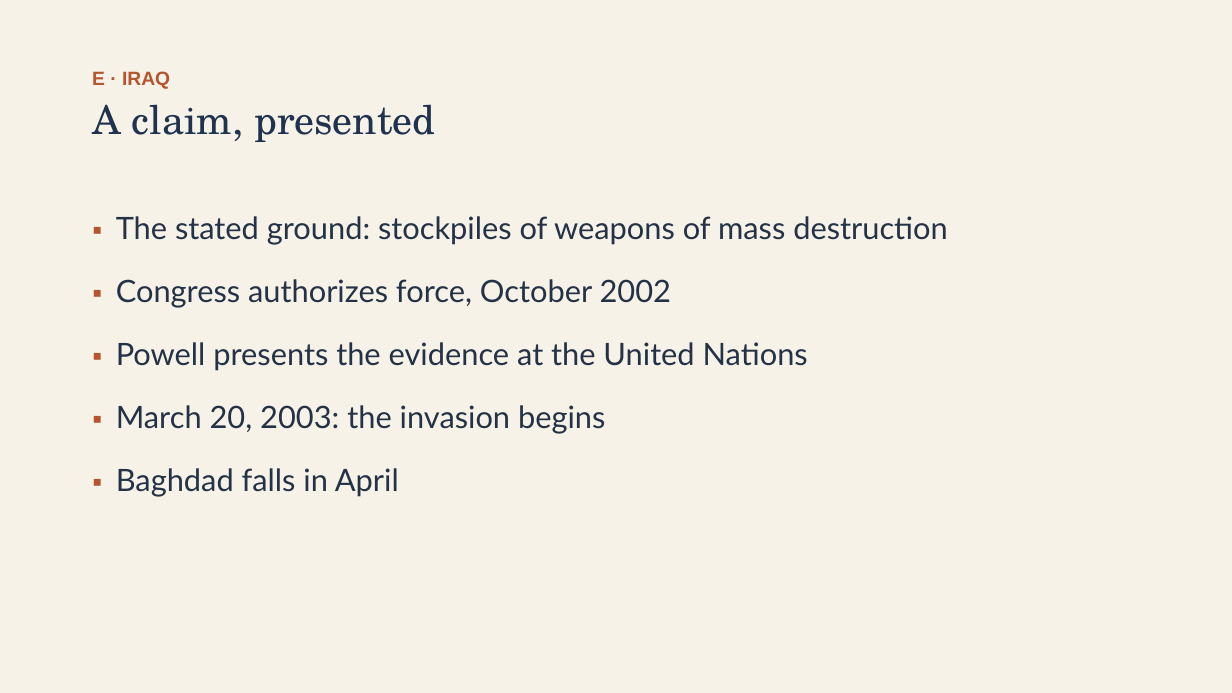
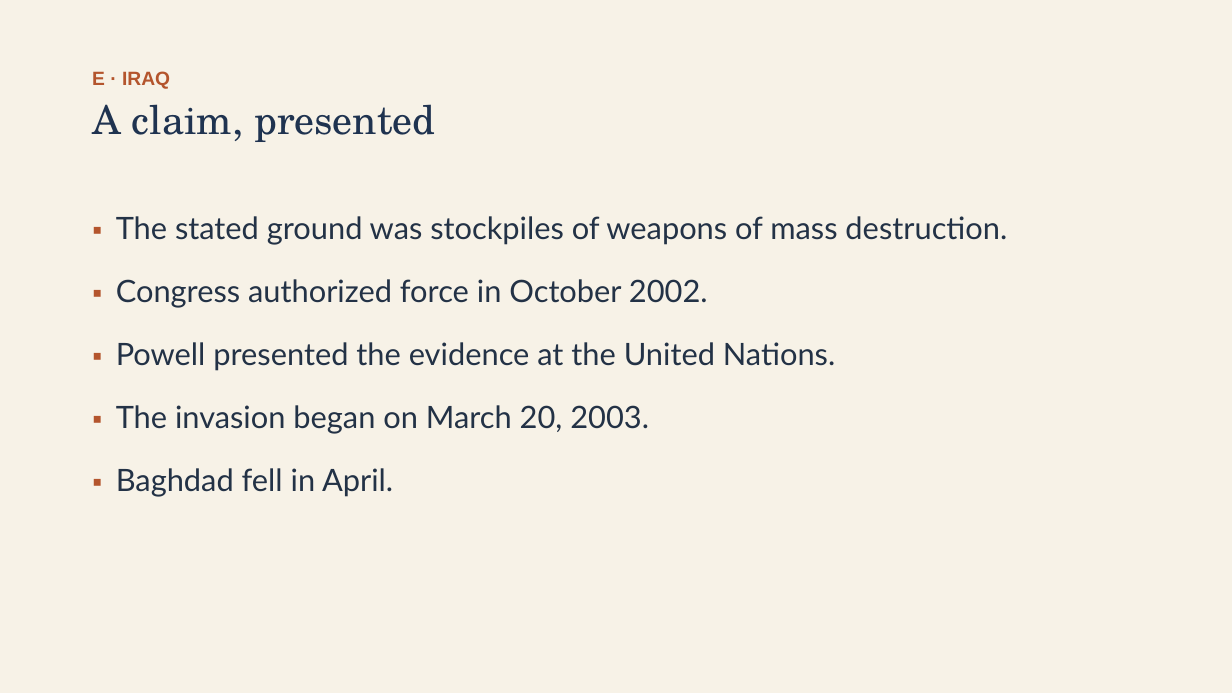
Before and after one commit to ab17gthb/humanities-curriculum-group, a slide deck: slide 16 of modern-america/lesson-06/lesson-06-slides.pptx. Drawn at 1232x693 pixels with LibreOffice and Linux fonts; fonts in the diff are those of the drawing. Boxes give left, top, right and bottom in pixels: in the first picture for what was removed or moved away, otherwise in the second. Text is boxed around its words. In the diff, an @@ line names an element or a change of style, - is before the commit and + after.

```diff
--- a/modern-america/lesson-06/lesson-06-slides.pptx
+++ b/modern-america/lesson-06/lesson-06-slides.pptx
@@ text at (116, 216, 1007, 497): text changed @@
-▪ The stated ground: stockpiles of weapons of mass destruction
-▪ Congress authorizes force, October 2002
-▪ Powell presents the evidence at the United Nations
-▪ March 20, 2003: the invasion begins
-▪ Baghdad falls in April
+▪ The stated ground was stockpiles of weapons of mass destruction.
+▪ Congress authorized force in October 2002.
+▪ Powell presented the evidence at the United Nations.
+▪ The invasion began on March 20, 2003.
+▪ Baghdad fell in April.
```
Also in this commit, not shown: 11 other slides changed, 6 other files.
